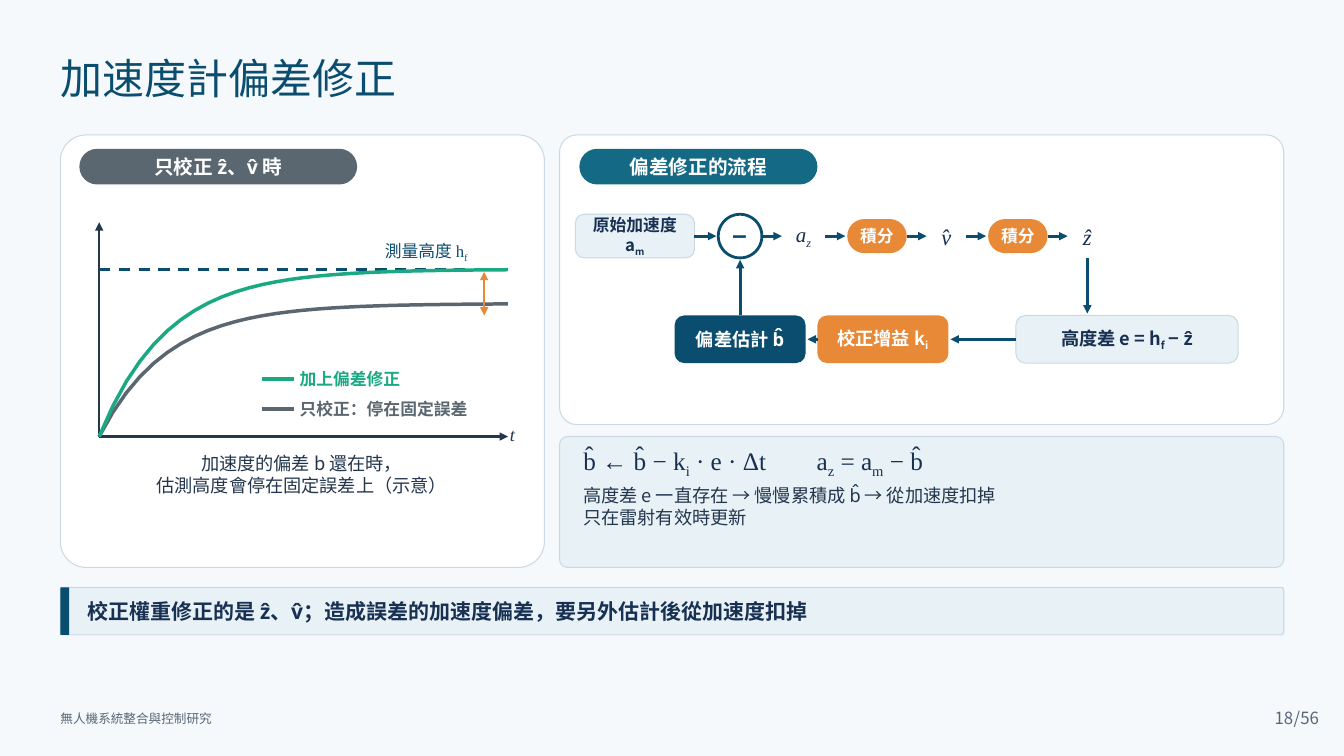
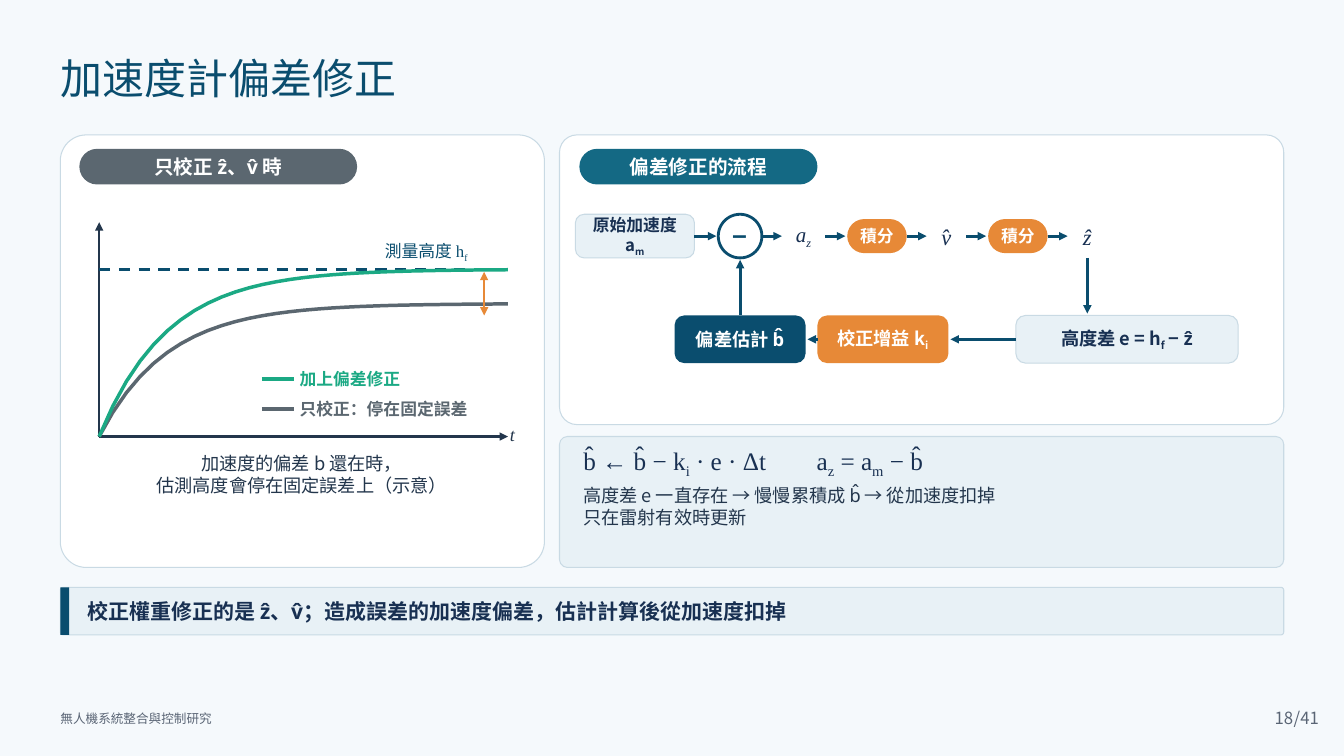
Before and after one commit to lingken1028/-, a slide deck: slide 18 of 無人機系統整合與控制研究_口試簡報 2.pptx. Drawn at 1344x756 pixels with LibreOffice and Linux fonts; fonts in the diff are those of the drawing. Boxes give left, top, right and bottom in pixels: in the first picture for what was removed or moved away, otherwise in the second. Text is boxed around its words. In the diff, an @@ line names an element or a change of style, - is before the commit and + after.

```diff
--- a/無人機系統整合與控制研究_口試簡報 2.pptx
+++ b/無人機系統整合與控制研究_口試簡報 2.pptx
@@ text at box(87, 601, 786, 623): text changed @@
-校正權重修正的是 ẑ、v̂；造成誤差的加速度偏差，要另外估計後從加速度扣掉
+校正權重修正的是 ẑ、v̂；造成誤差的加速度偏差，估計計算後從加速度扣掉
@@ text at box(1294, 711, 1319, 727): text changed @@
-/56
+/41
```
Also in this commit, not shown: 73 other slides changed, 5 slides added.
